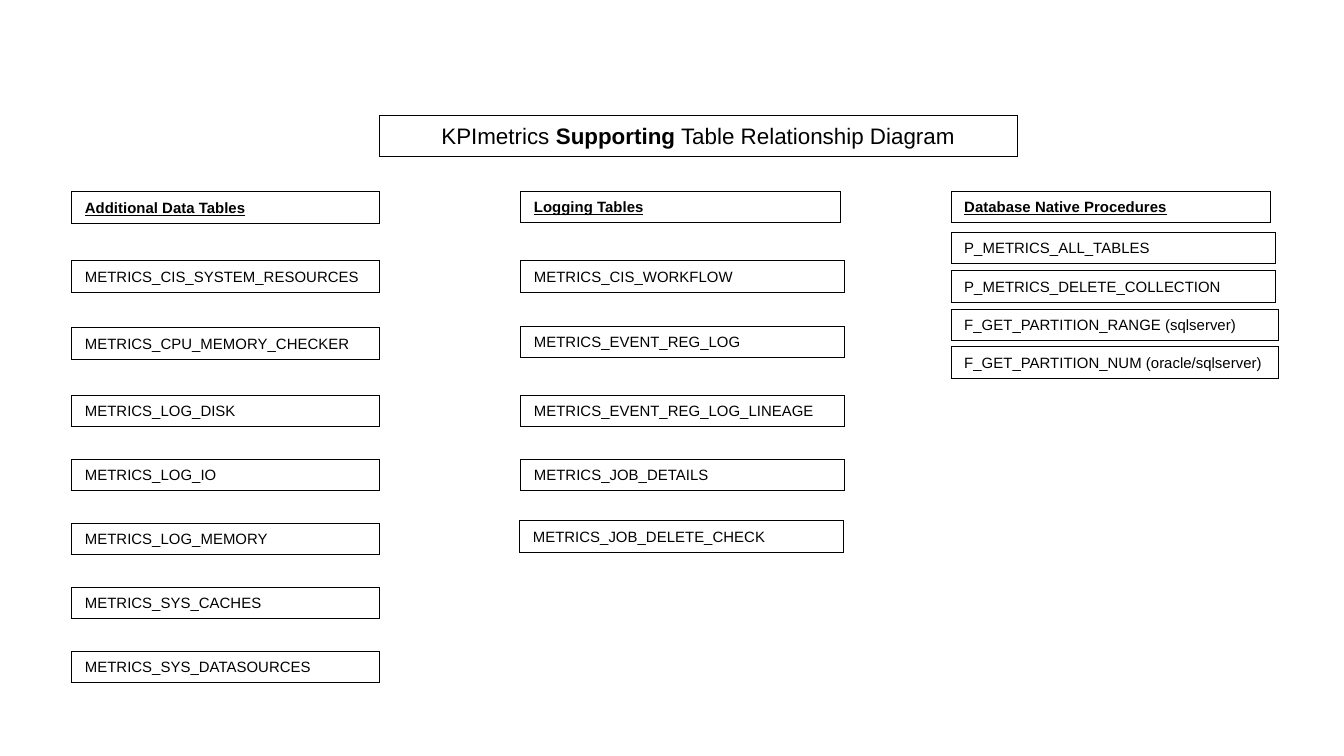
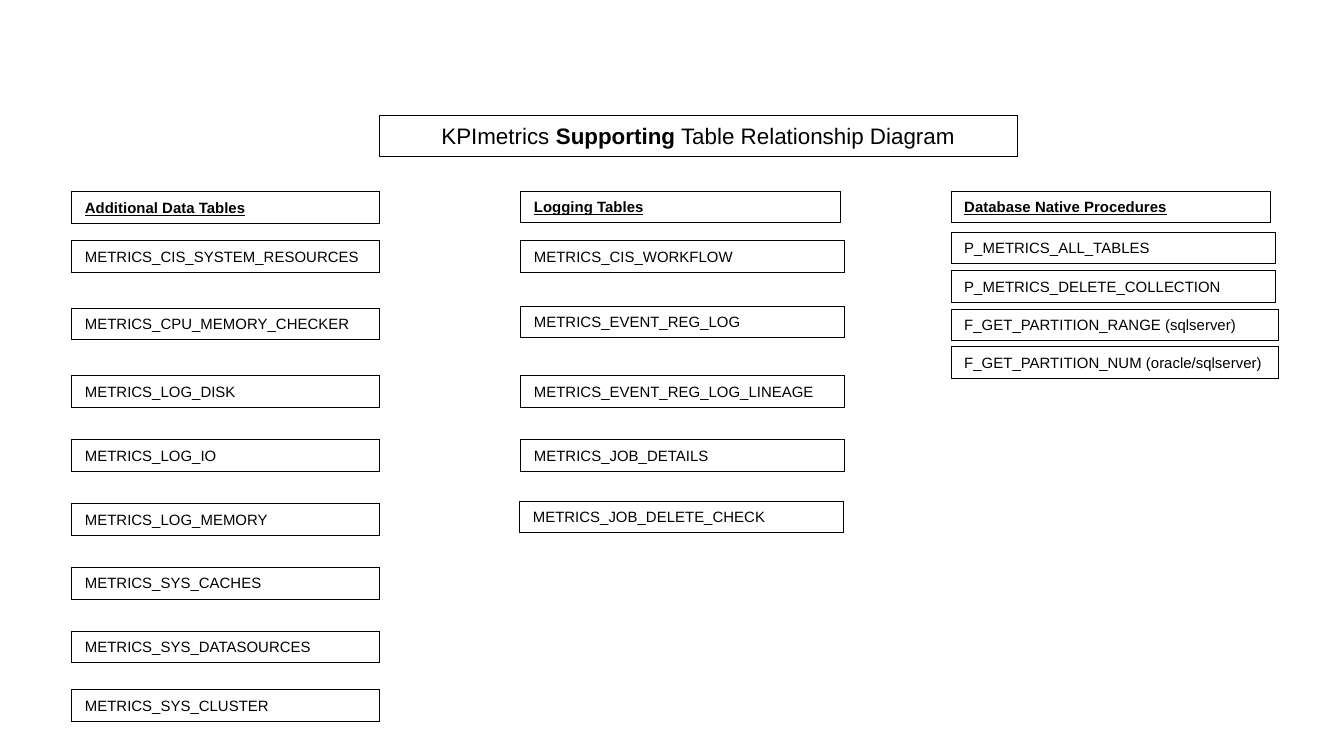
Before and after one commit to TIBCOSoftware/ASAssets_KPI, a slide deck: slide 22 of DocumentationSource/2022Q201/KPI Metrics Overview.pptx. Drawn at 1344x756 pixels with LibreOffice and Linux fonts; fonts in the diff are those of the drawing; background and template pictures are left out. Boxes give left, top, right and bottom in pixels: in the first picture for what was removed or moved away, otherwise in the second. Text is boxed around its words. In the diff, an @@ line names an element or a change of style, - is before the commit and + after.

```diff
--- a/DocumentationSource/2022Q201/KPI Metrics Overview.pptx
+++ b/DocumentationSource/2022Q201/KPI Metrics Overview.pptx
@@ 12 rectangles: place and size @@
-12 rectangles at bbox=[71, 261, 844, 683]
+12 rectangles at bbox=[71, 241, 844, 664]
@@ rectangle added at bbox=[71, 689, 379, 722], outline #000000 0.75 pt, 8 pt, text #000000 @@
+METRICS_SYS_CLUSTER
```
Also in this commit, not shown: 3 other slides changed, 5 other files.
